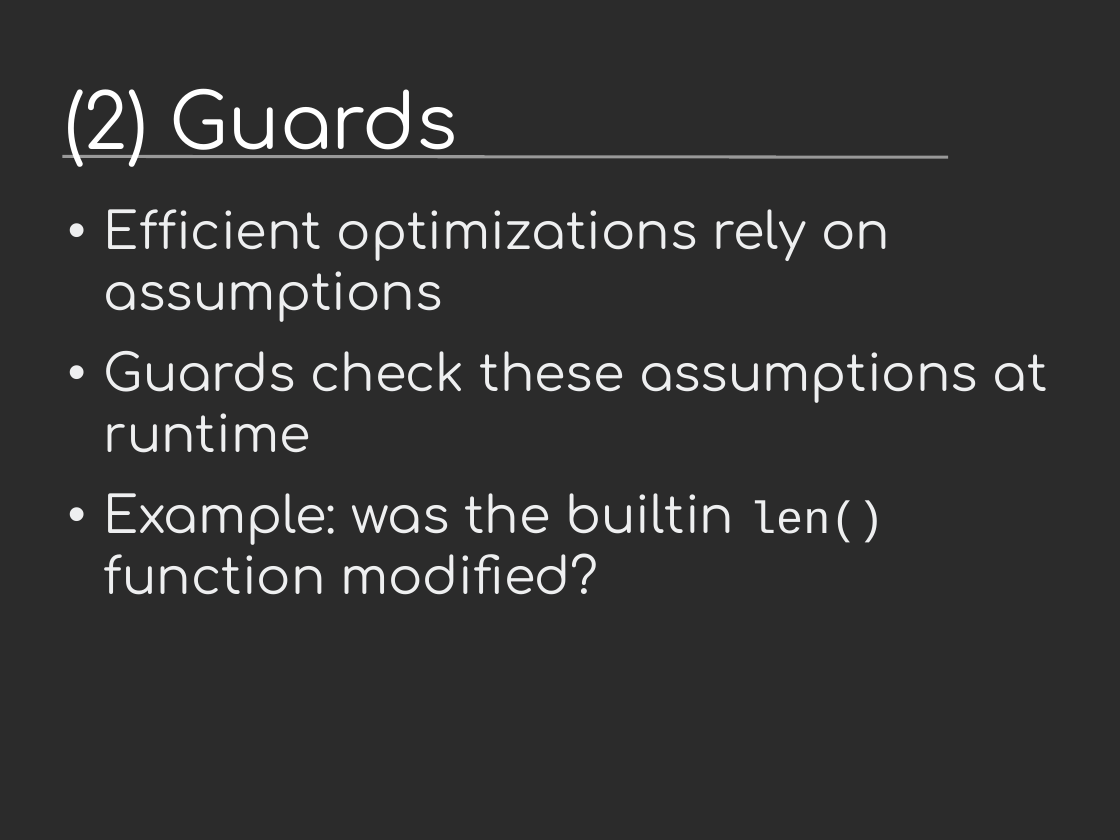
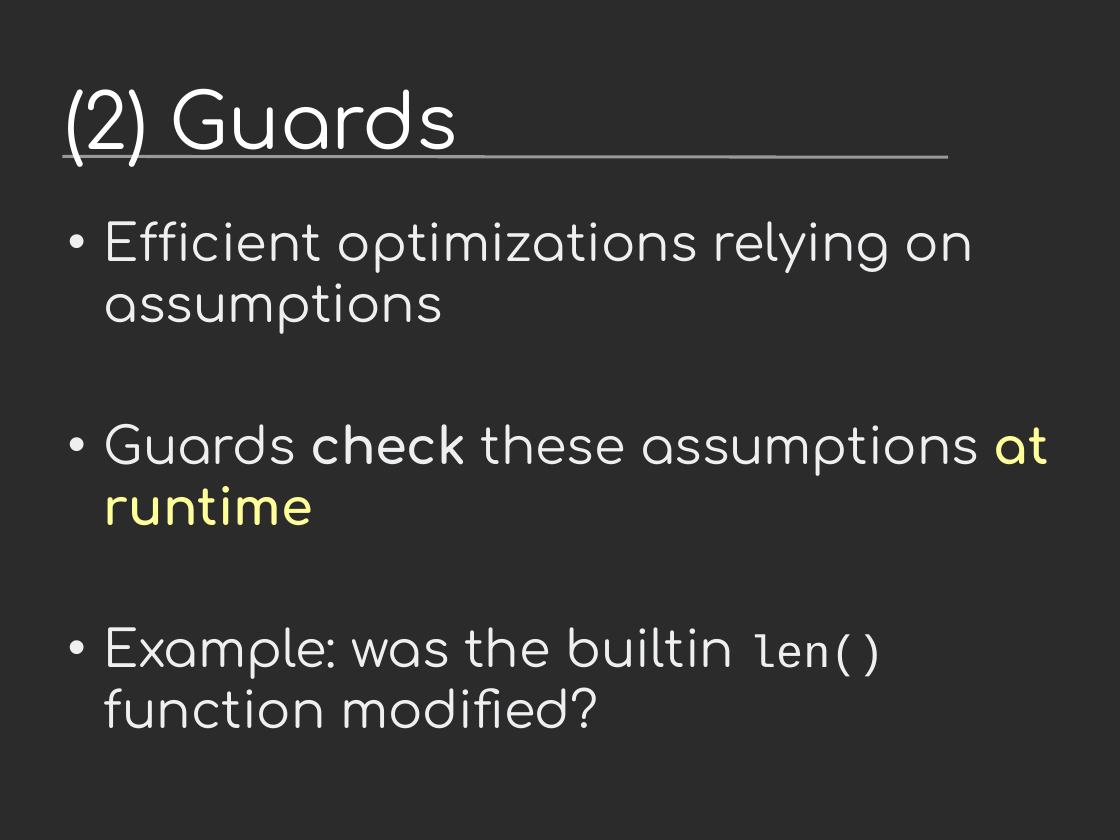
Before and after one commit to vstinner/talks, a slide deck: slide 12 of 2016-FOSDEM/fat_python.odp. Drawn at 1120x840 pixels with LibreOffice and Linux fonts; fonts in the diff are those of the drawing; background and template pictures are left out; a plain dark background stands for a picture behind light text. Boxes give left, top, right and bottom in pixels: in the first picture for what was removed or moved away, otherwise in the second. Text is boxed around its words. In the diff, an @@ line names an element or a change of style, - is before the commit and + after.

```diff
--- a/2016-FOSDEM/fat_python.odp
+++ b/2016-FOSDEM/fat_python.odp
@@ text "Efficient optimizations relying on assumptions": place and size @@
-text "Efficient optimizations relying on assumptions" at <box>104,209,1048,595</box>
+text "Efficient optimizations relying on assumptions" at <box>104,221,1049,729</box>
@@ text at <box>104,221,974,334</box>: text changed @@
-• Efficient optimizations rely on assumptions
+• Efficient optimizations relying on assumptions
@@ text at <box>104,424,1049,526</box>: text colour #EEEFF0 to #FFFF99 in "at runtime"; bold on in "check at runtime" @@
```
Also in this commit, not shown: 28 other slides changed, 12 slides added, 6 slides removed, 1 other file.
